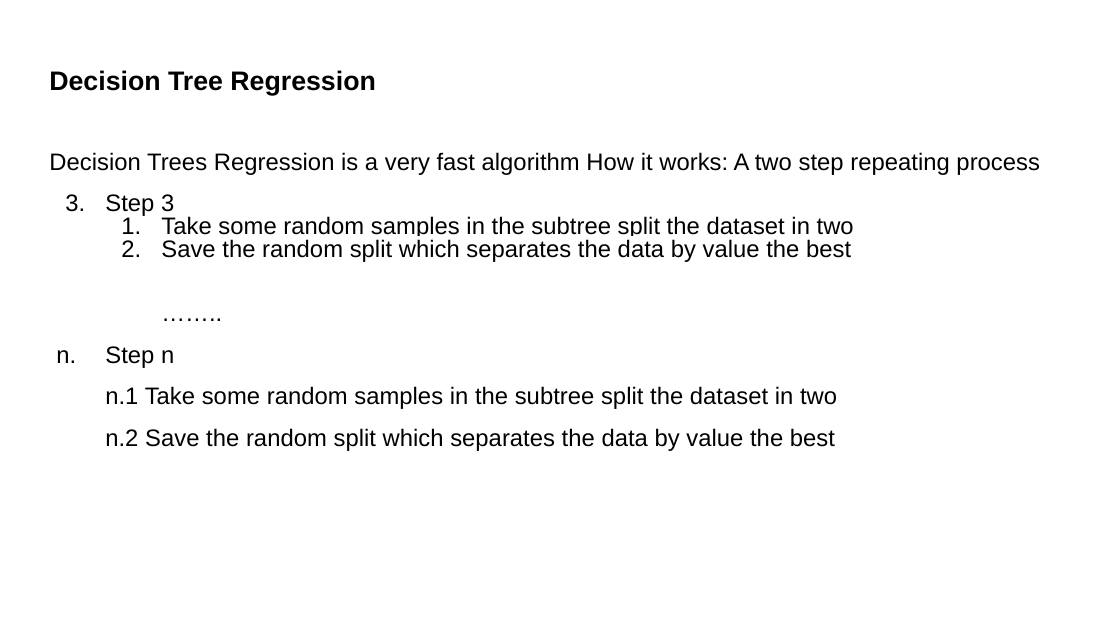
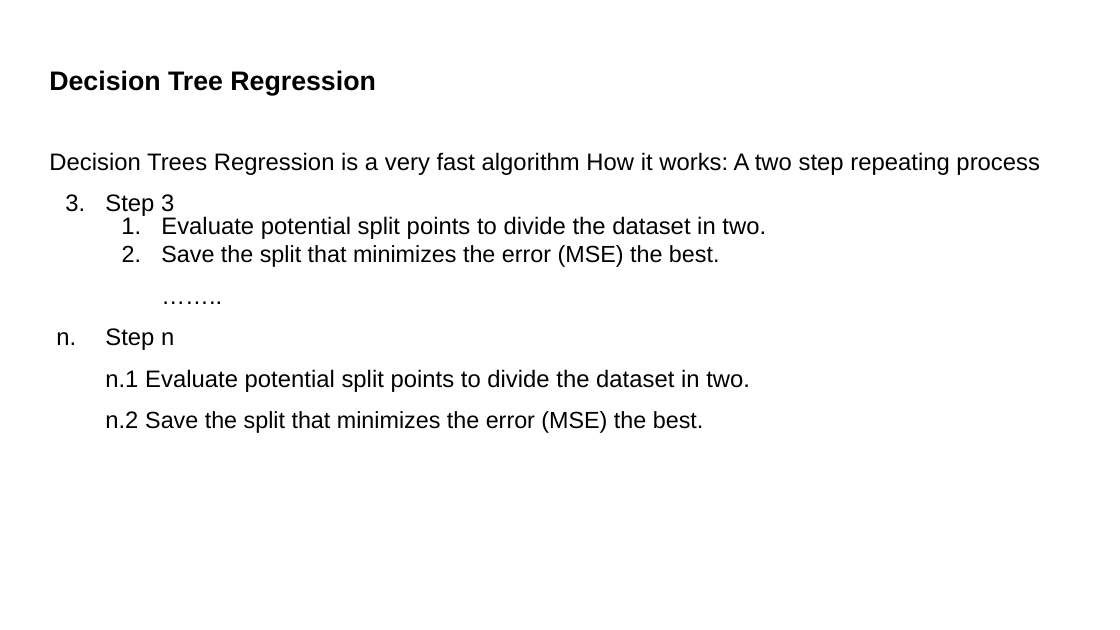
Before and after one commit to zahariesergiu/ubb-sociology-ml, a slide deck: slide 11 of Lecture_3_Linear_Regression_Decision_Trees/Lecture_3_Linear_Regression_Decision_Trees.pptx. Drawn at 1120x630 pixels with LibreOffice and Linux fonts; fonts in the diff are those of the drawing. Boxes give left, top, right and bottom in pixels: in the first picture for what was removed or moved away, otherwise in the second. Text is boxed around its words. In the diff, an @@ line names an element or a change of style, - is before the commit and + after.

```diff
--- a/Lecture_3_Linear_Regression_Decision_Trees/Lecture_3_Linear_Regression_Decision_Trees.pptx
+++ b/Lecture_3_Linear_Regression_Decision_Trees/Lecture_3_Linear_Regression_Decision_Trees.pptx
@@ text at (161, 216, 766, 267): text changed @@
-  1. Take some random samples in the subtree split the dataset in two
-  2. Save the random split which separates the data by value the best
+  1. Evaluate potential split points to divide the dataset in two.
+  2. Save the split that minimizes the error (MSE) the best.
@@ text at (105, 369, 750, 433): text changed @@
-n.1 Take some random samples in the subtree split the dataset in two
-n.2 Save the random split which separates the data by value the best
+n.1 Evaluate potential split points to divide the dataset in two.
+n.2 Save the split that minimizes the error (MSE) the best.
```
Also in this commit, not shown: 2 other slides changed, 1 other file.
